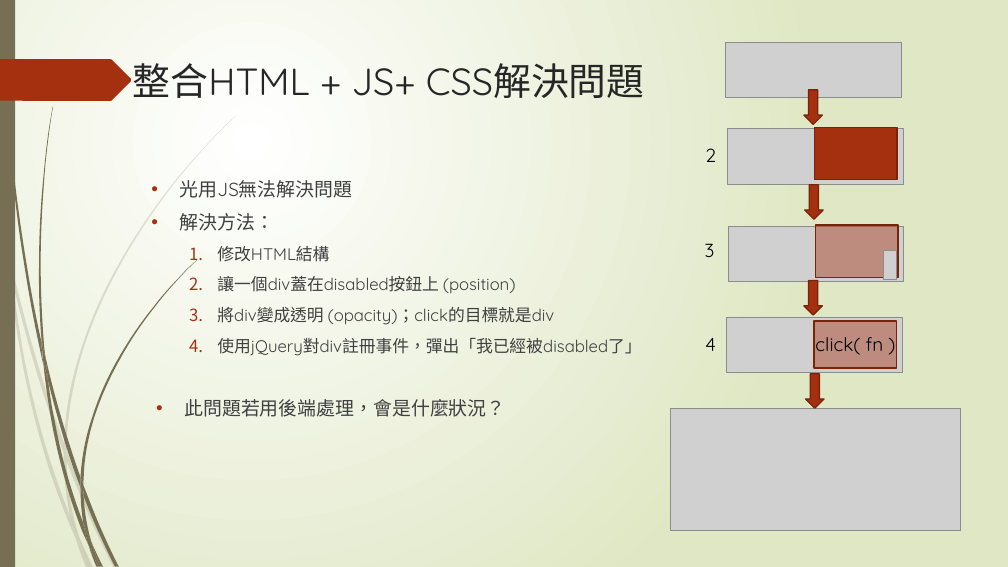
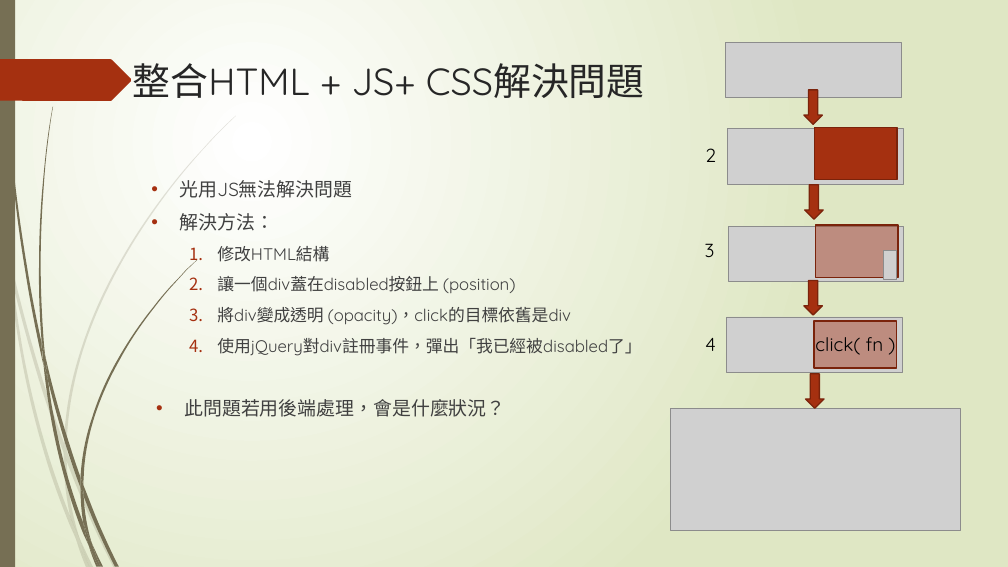
Before and after one commit to LezardYeh/f2e-ccu-speech, a slide deck: slide 39 of f2e.pptx. Drawn at 1008x567 pixels with LibreOffice and Linux fonts; fonts in the diff are those of the drawing; grey boxes stand for pictures. Boxes give left, top, right and bottom in pixels: in the first picture for what was removed or moved away, otherwise in the second. Text is boxed around its words. In the diff, an @@ line names an element or a change of style, - is before the commit and + after.

Commit message:
update

```diff
--- a/f2e.pptx
+++ b/f2e.pptx
@@ text at [217,307,572,325]: text changed @@
-  3. 將div變成透明 (opacity)；click的目標就是div
+  3. 將div變成透明 (opacity)，click的目標依舊是div
```
